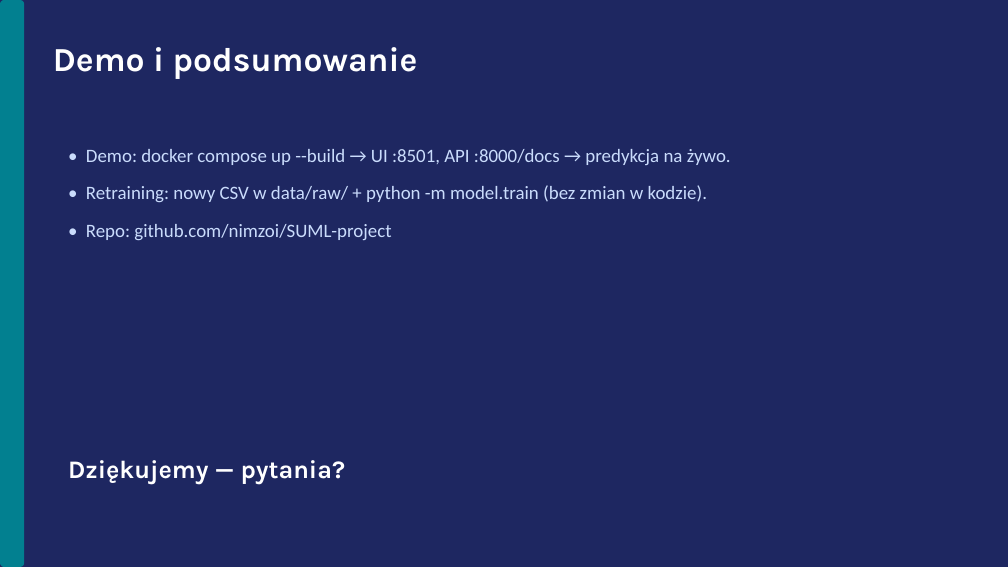
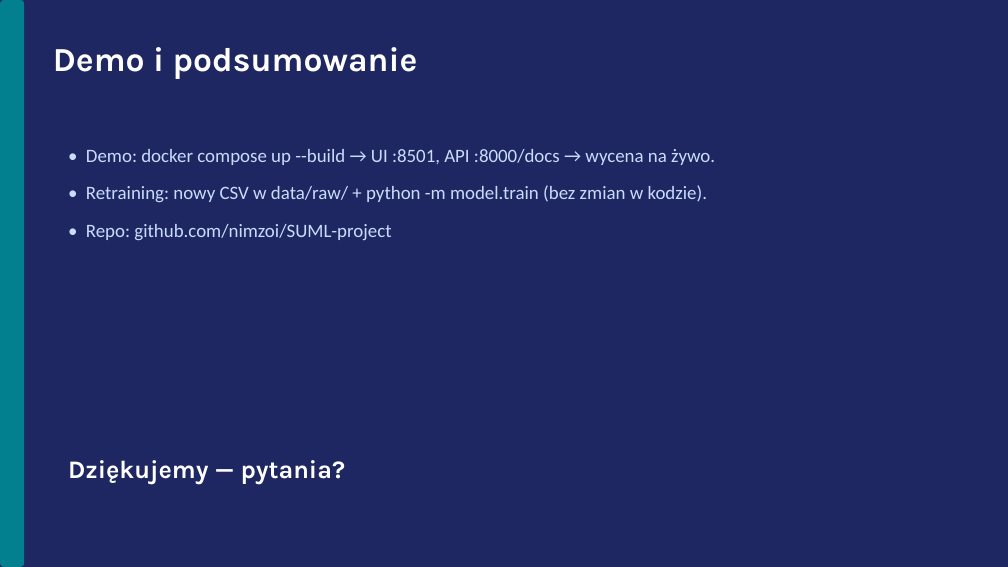
Before and after one commit to nimzoi/SUML-project, a slide deck: slide 10 of slides.pptx. Drawn at 1008x567 pixels with LibreOffice and Linux fonts; fonts in the diff are those of the drawing. Boxes give left, top, right and bottom in pixels: in the first picture for what was removed or moved away, otherwise in the second. Text is boxed around its words. In the diff, an @@ line names an element or a change of style, - is before the commit and + after.

Commit message:
pivot docs + slides to laptop topic

```diff
--- a/slides.pptx
+++ b/slides.pptx
@@ text at [86,149,715,165]: text changed @@
-• Demo: docker compose up --build → UI :8501, API :8000/docs → predykcja na żywo.
+• Demo: docker compose up --build → UI :8501, API :8000/docs → wycena na żywo.
```
Also in this commit, not shown: 7 other slides changed, 2 slides added, 2 slides removed, 8 other files.
